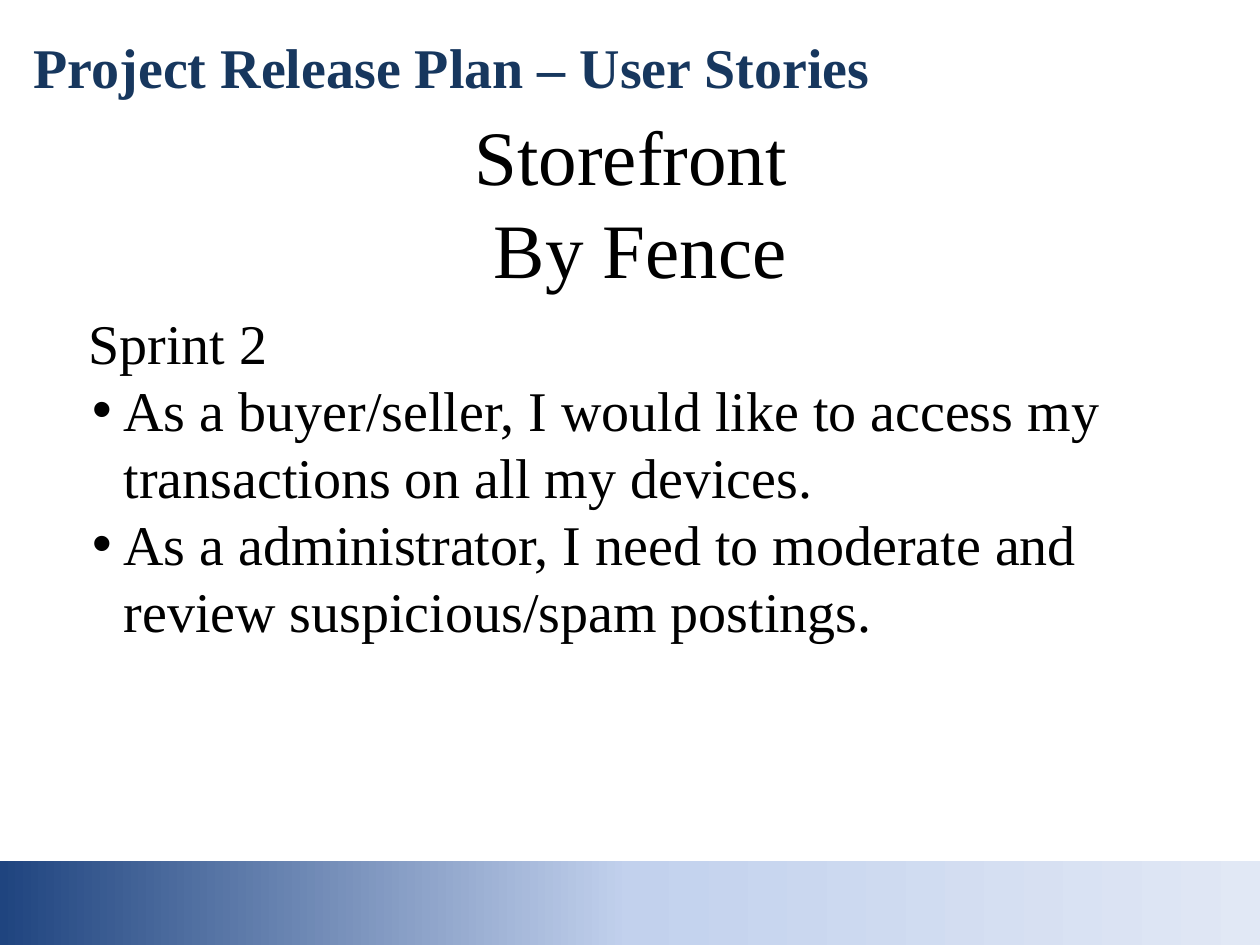
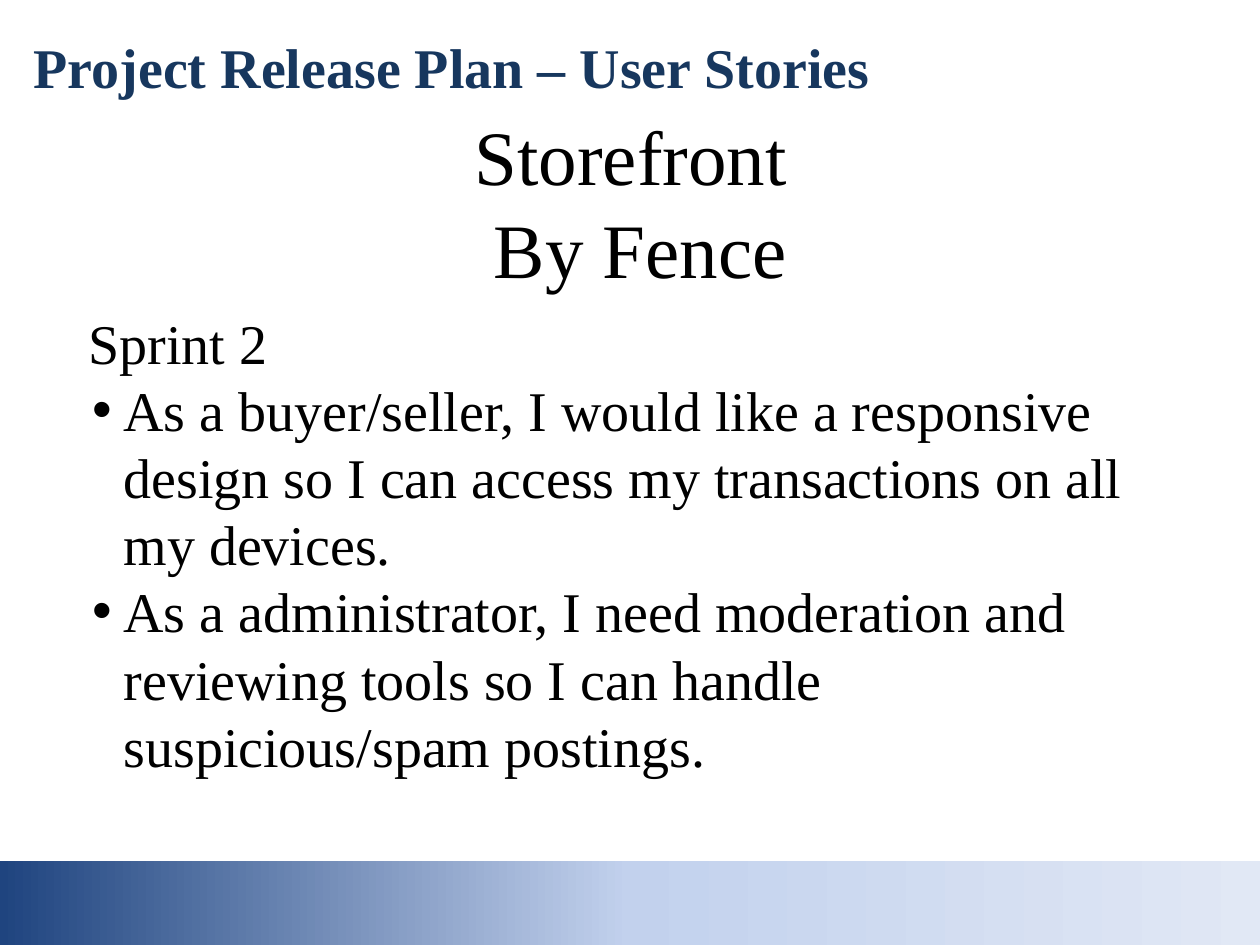
Before and after one commit to Fence-UCSC/Storefront, a slide deck: slide 4 of docs/presentation.pptx. Drawn at 1260x945 pixels with LibreOffice and Linux fonts; fonts in the diff are those of the drawing; background and template pictures are left out. Boxes give left, top, right and bottom in pixels: in the first picture for what was removed or moved away, otherwise in the second. Text is boxed around its words. In the diff, an @@ line names an element or a change of style, - is before the commit and + after.

```diff
--- a/docs/presentation.pptx
+++ b/docs/presentation.pptx
@@ text at bbox=[124, 392, 1122, 777]: text changed @@
-• As a buyer/seller, I would like to access my transactions on all my devices.
-• As a administrator, I need to moderate and review suspicious/spam postings.
+• As a buyer/seller, I would like a responsive design so I can access my transactions on all my devices.
+• As a administrator, I need moderation and reviewing tools so I can handle suspicious/spam postings.
```
Also in this commit, not shown: 2 other slides changed, 2 other files.
